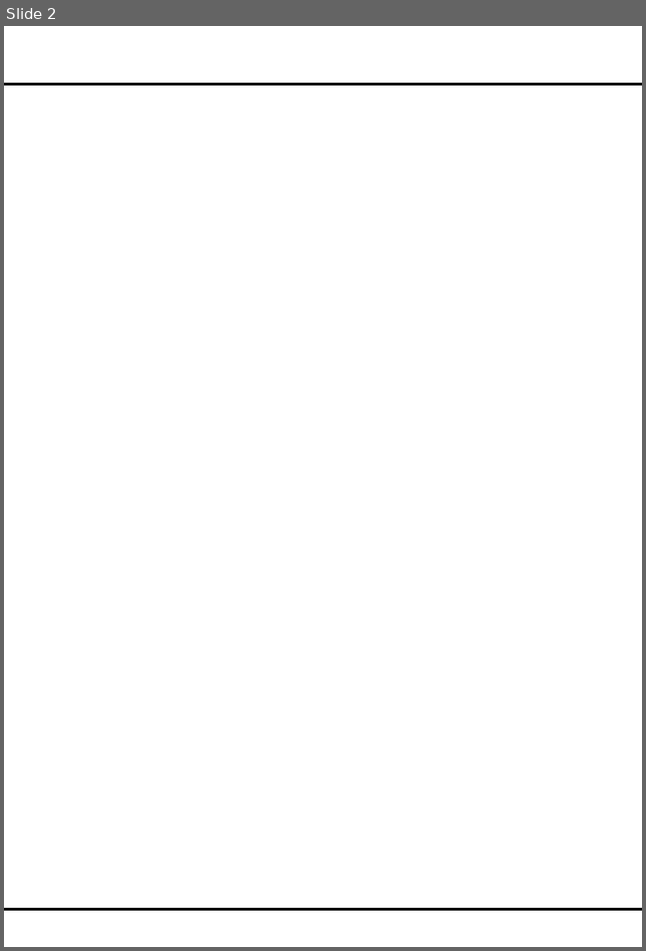
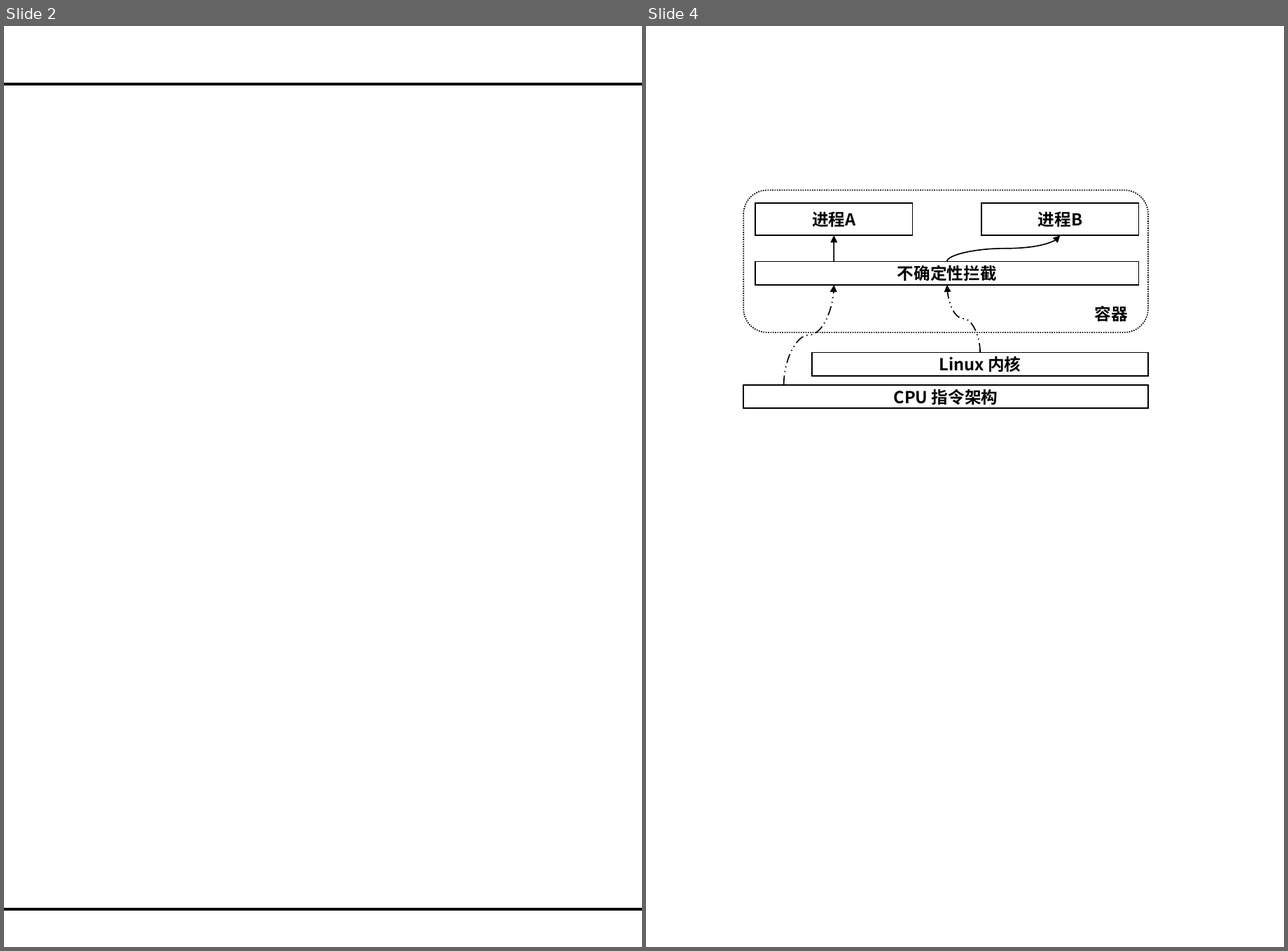
Before and after one commit to Cu1Ao/HelpMe, a slide deck: 插图.pptx. Shown side by side, each under a label of ours: slide 2 before the commit, slides 2 and 4 after it; the slides between them are not shown. The pictures are 646x951 and 1288x951 pixels, drawn with LibreOffice and Linux fonts; fonts in the diff are those of the drawing. Boxes give left, top, right and bottom in pixels: in the first picture for what was removed or moved away, otherwise in the second. Text is boxed around its words. In the diff, an @@ line names an element or a change of style, - is before the commit and + after.

```diff
--- a/插图.pptx
+++ b/插图.pptx
@@ slide 4 added at [646,26,1284,947], background #FFFFFF @@
@@ rounded rectangle added at [744,190,1149,332], fill #FFFFFF, outline #000000 1 pt dashed @@
@@ rectangle added at [756,203,913,235], fill #FFFFFF, outline #000000 1 pt, 14 pt, text #000000, bold @@
+进程A
@@ rectangle added at [982,203,1139,235], fill #FFFFFF, outline #000000 1 pt, 14 pt, text #000000, bold @@
+进程B
@@ curved arrow added from (834, 261) to (834, 235), #000000 1 pt @@
@@ curved arrow added from (947, 261) to (1060, 235), #000000 1 pt @@
@@ rectangle added at [756,261,1139,285], fill #FFFFFF, outline #000000 1 pt, 14 pt, text #000000, bold @@
+不确定性拦截
@@ curved arrow added from (784, 385) to (834, 285), #000000 1 pt dashed @@
@@ curved arrow added from (980, 352) to (947, 285), #000000 1 pt dashed @@
@@ text added at [1095,306,1128,321], 14 pt, text #000000, bold @@
+容器
@@ rectangle added at [812,352,1148,376], fill #FFFFFF, outline #000000 1 pt, 14 pt, text #000000, bold @@
+Linux 内核
@@ rectangle added at [744,385,1149,409], fill #FFFFFF, outline #000000 1 pt, 14 pt, text #000000, bold @@
+CPU 指令架构
```
Also in this commit, not shown: 1 slide changed, 1 other slide added, 10 other files.
